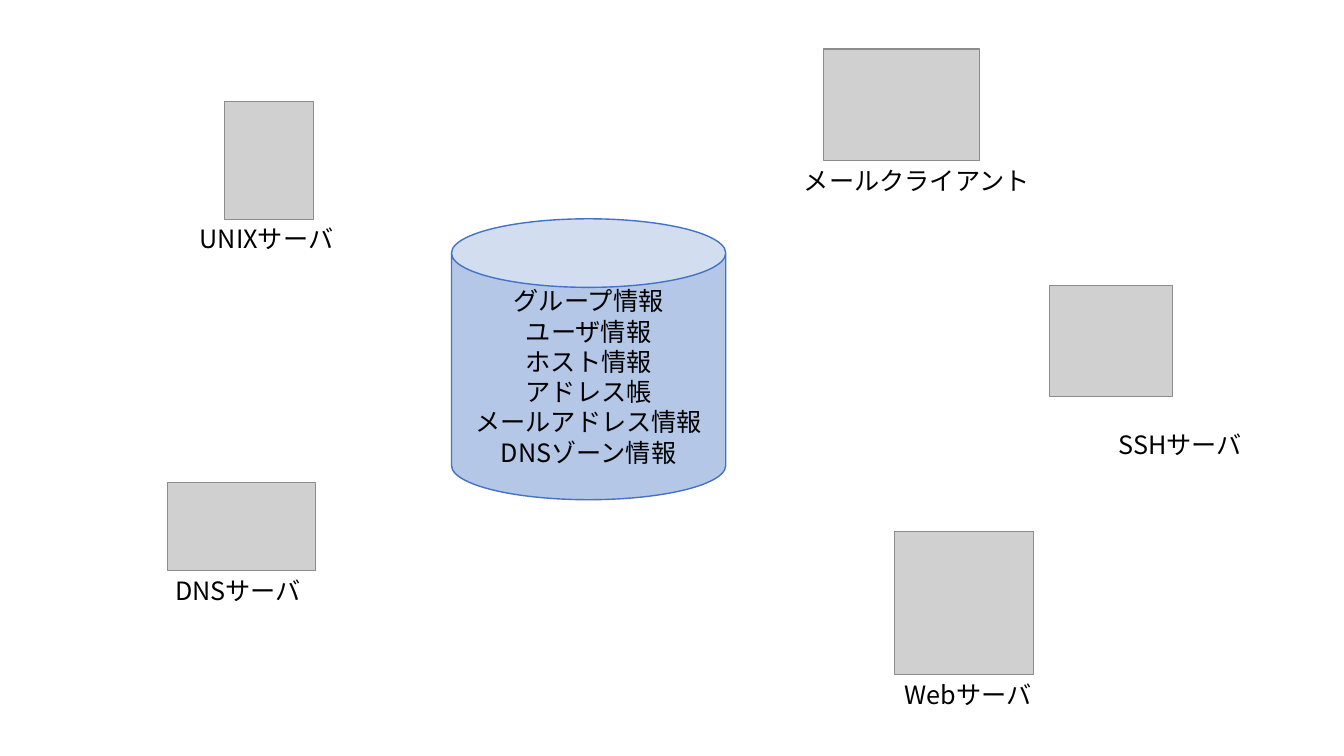
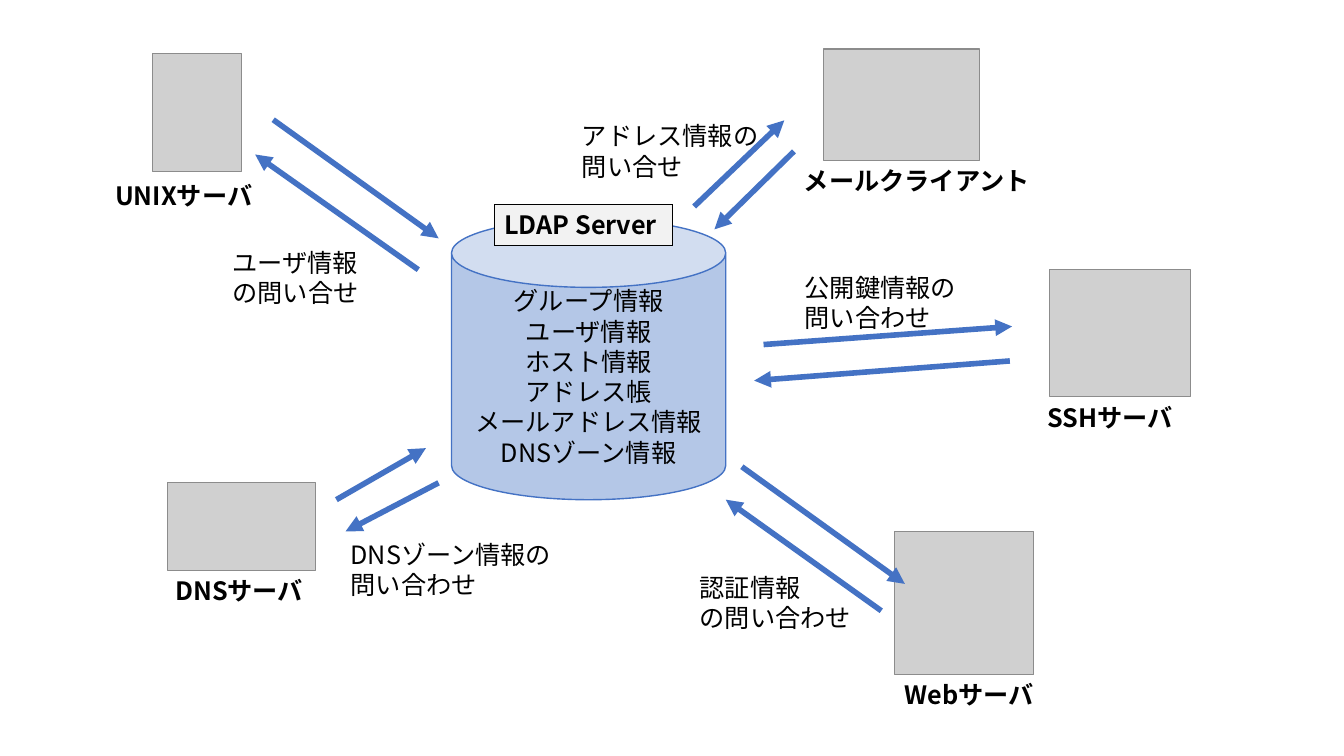
Before and after one commit to Alice-to-Bob/Graduate_School, a slide deck: slide 10 of SUBTHEME/graphs/network_archtecture.pptx. Drawn at 1344x756 pixels with LibreOffice and Linux fonts; fonts in the diff are those of the drawing; grey boxes stand for pictures. Boxes give left, top, right and bottom in pixels: in the first picture for what was removed or moved away, otherwise in the second. Text is boxed around its words. In the diff, an @@ line names an element or a change of style, - is before the commit and + after.

```diff
--- a/SUBTHEME/graphs/network_archtecture.pptx
+++ b/SUBTHEME/graphs/network_archtecture.pptx
@@ picture: place and size @@
-picture at bbox=[224, 102, 314, 220]
+picture at bbox=[152, 53, 242, 171]
@@ arrow added from (273, 120) to (439, 238), #4472C4 4 pt @@
@@ text added at bbox=[582, 123, 758, 178], 18 pt, text #000000 @@
+アドレス情報の
+問い合せ
@@ arrow added from (695, 207) to (784, 120), #4472C4 4 pt @@
@@ bold on in 5 elements at bbox=[905, 683, 1034, 706], bbox=[804, 169, 1030, 192], bbox=[175, 579, 303, 602], bbox=[1048, 406, 1173, 429], bbox=[115, 184, 252, 207] @@
@@ text "UNIXサーバ": place and size @@
-text "UNIXサーバ" at bbox=[200, 227, 334, 249]
+text "UNIXサーバ" at bbox=[115, 184, 252, 207]
@@ arrow added from (418, 270) to (255, 154), #4472C4 4 pt @@
@@ arrow added from (795, 151) to (715, 230), #4472C4 4 pt @@
@@ rectangle added at bbox=[495, 205, 674, 245], fill #F2F2F2, outline #000000 0.75 pt, 18 pt, text #000000, bold @@
+LDAP Server
@@ text added at bbox=[232, 250, 358, 304], 18 pt, text #000000 @@
+ユーザ情報
+の問い合せ
@@ text added at bbox=[805, 275, 956, 333], 18 pt, text #000000 @@
+公開鍵情報の
+問い合わせ
@@ picture: place and size @@
-picture at bbox=[1051, 285, 1174, 396]
+picture at bbox=[1051, 270, 1192, 396]
@@ arrow added from (764, 345) to (1012, 327), #4472C4 4 pt @@
@@ arrow added from (1010, 361) to (754, 381), #4472C4 4 pt @@
@@ text "SSHサーバ": place and size @@
-text "SSHサーバ" at bbox=[1119, 433, 1242, 455]
+text "SSHサーバ" at bbox=[1048, 406, 1173, 429]
@@ arrow added from (337, 500) to (426, 449), #4472C4 4 pt @@
@@ arrow added from (742, 467) to (905, 584), #4472C4 4 pt @@
@@ arrow added from (439, 483) to (346, 531), #4472C4 4 pt @@
@@ arrow added from (881, 611) to (726, 500), #4472C4 4 pt @@
@@ text added at bbox=[351, 542, 551, 596], 18 pt, text #000000 @@
+DNSゾーン情報の
+問い合わせ
@@ text added at bbox=[700, 575, 851, 629], 18 pt, text #000000 @@
+認証情報
+の問い合わせ
```
Also in this commit, not shown: 1 other slide changed, 3 slides added, 12 other files.
